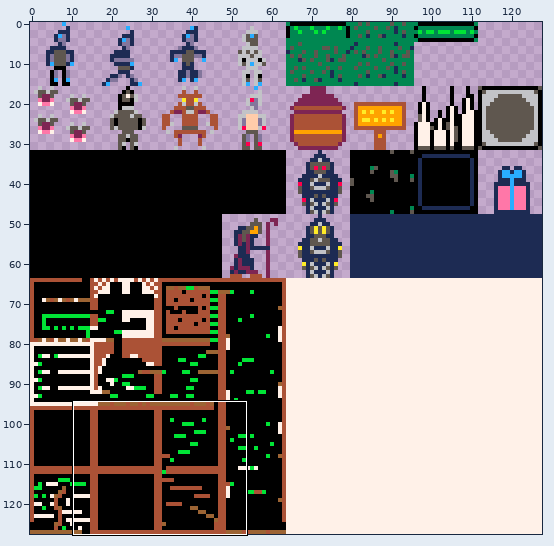
Sprite sheet -- packed.png. The first picture is a wide view before the edit; the outline marks the close-up.
Close-up. Before the commit:
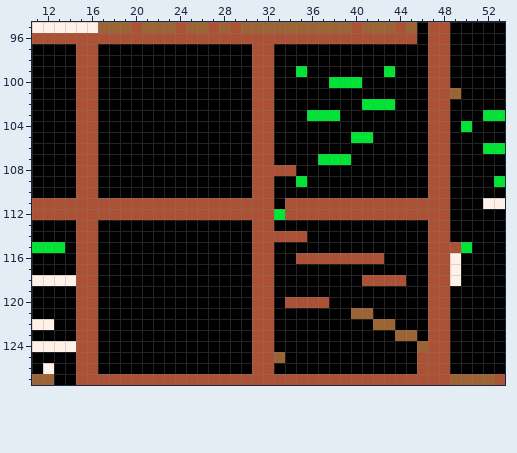
The file is 128x128 pixels. Colours within 5 levels of each other are drawn and written as one. Shown: x 11..53, y 95..127.
Now the later version:
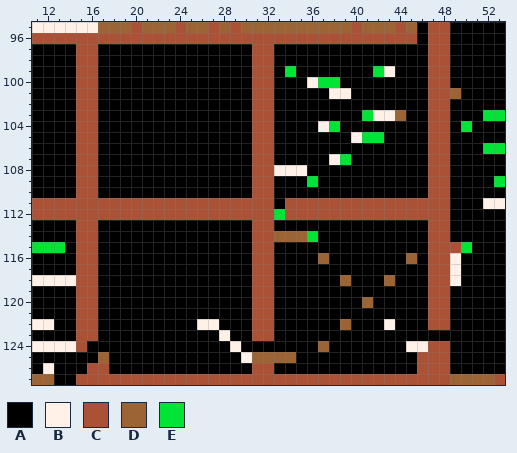
Palette (. is transparent): A #000000  B #fff1e8  C #ab5236  D #9c6434  E #00e436
The exact change:
{"y":99,"x":34,"old":"AE","new":"EA"}
{"y":99,"x":42,"old":"AE","new":"EB"}
{"y":100,"x":36,"old":"AA","new":"BE"}
{"y":100,"x":39,"old":"EE","new":"AA"}
{"y":101,"x":38,"old":"AA","new":"BB"}
{"y":102,"x":41,"old":"EEE","new":"AAA"}
{"y":103,"x":36,"old":"EEE","new":"AAA"}
{"y":103,"x":41,"old":"AAAA","new":"EBBD"}
{"y":104,"x":37,"old":"AA","new":"BE"}
{"y":105,"x":40,"old":"E","new":"B"}
{"y":105,"x":42,"old":"A","new":"E"}
{"y":107,"x":37,"old":"EE","new":"AB"}
{"y":108,"x":33,"old":"CCA","new":"BBB"}
{"y":109,"x":35,"old":"EA","new":"AE"}
{"y":114,"x":33,"old":"CCCA","new":"DDDE"}
{"y":116,"x":35,"old":"CCCCCCCC","new":"AADAAAAA"}
{"y":116,"x":45,"old":"A","new":"D"}
{"y":118,"x":39,"old":"A","new":"D"}
{"y":118,"x":41,"old":"CCCC","new":"AADA"}
{"y":120,"x":34,"old":"CCCC","new":"AAAA"}
{"y":120,"x":41,"old":"A","new":"D"}
{"y":121,"x":40,"old":"DD","new":"AA"}
{"y":122,"x":26,"old":"AA","new":"BB"}
{"y":122,"x":39,"old":"A","new":"D"}
{"y":122,"x":42,"old":"DD","new":"AB"}
{"y":123,"x":28,"old":"A","new":"B"}
{"y":123,"x":44,"old":"DD","new":"AA"}
{"y":123,"x":47,"old":"CC","new":"AA"}
{"y":124,"x":16,"old":"C","new":"A"}
{"y":124,"x":29,"old":"A","new":"B"}
{"y":124,"x":31,"old":"CC","new":"AA"}
{"y":124,"x":37,"old":"A","new":"D"}
{"y":124,"x":45,"old":"AD","new":"BB"}
{"y":125,"x":15,"old":"CCA","new":"AAD"}
{"y":125,"x":30,"old":"ACC","new":"BDD"}
{"y":125,"x":34,"old":"A","new":"D"}
{"y":126,"x":15,"old":"C","new":"A"}
{"y":126,"x":17,"old":"A","new":"C"}
{"label":"changed","picture_box":[274,66,406,187]}
{"label":"changed","picture_box":[197,231,450,363]}
{"label":"changed","picture_box":[76,341,109,374]}
